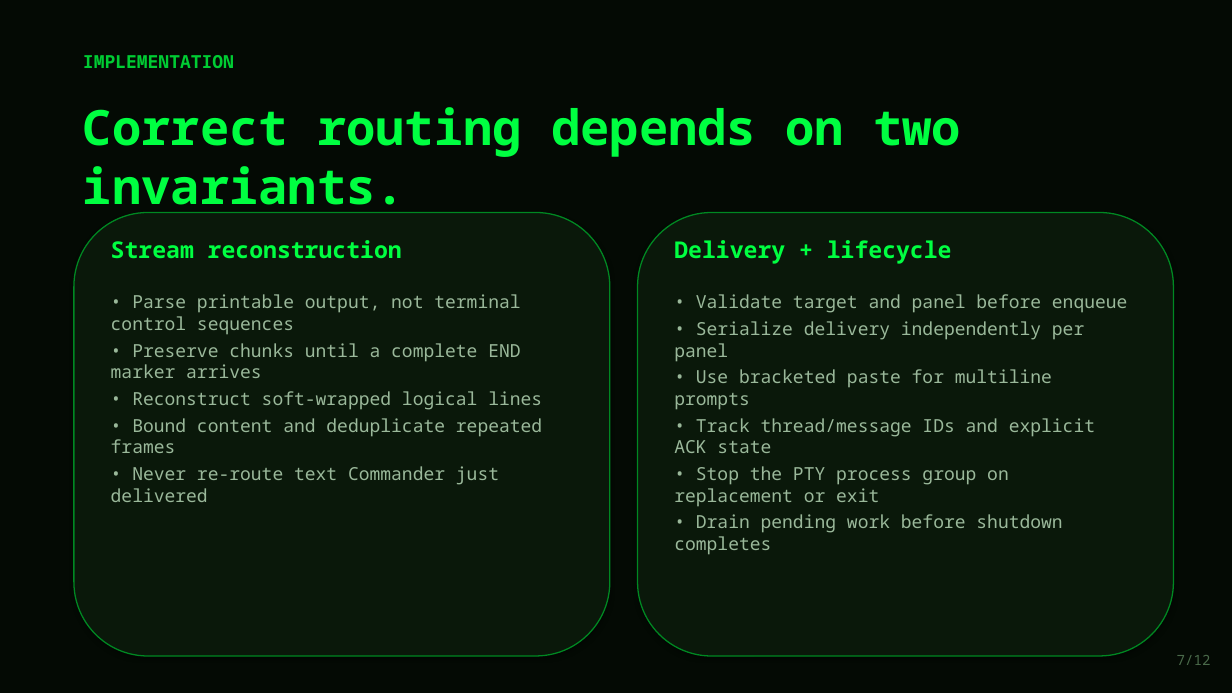
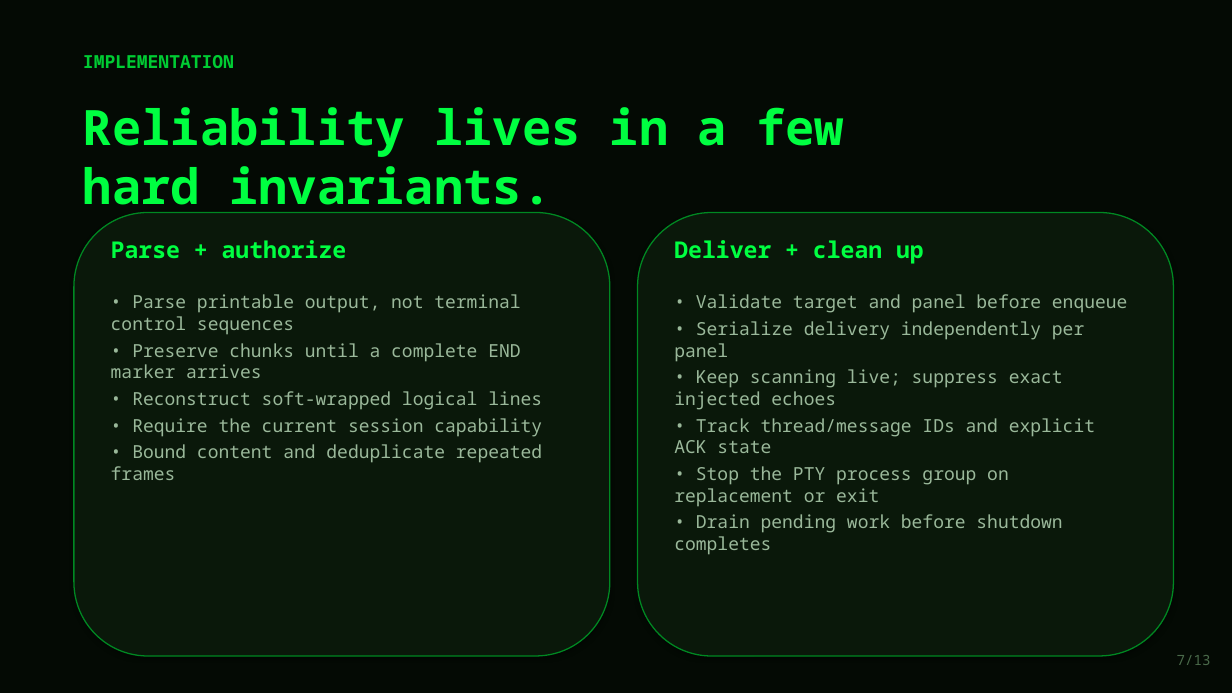
Before and after one commit to lech-kalinowski/agents-commander, a slide deck: slide 7 of presentation/Agents_Commander_Protocol.pptx. Drawn at 1232x693 pixels with LibreOffice and Linux fonts; fonts in the diff are those of the drawing. Boxes give left, top, right and bottom in pixels: in the first picture for what was removed or moved away, otherwise in the second. Text is boxed around its words. In the diff, an @@ line names an element or a change of style, - is before the commit and + after.

```diff
--- a/presentation/Agents_Commander_Protocol.pptx
+++ b/presentation/Agents_Commander_Protocol.pptx
@@ text at [83,107,844,216]: text changed @@
-Correct routing depends on two invariants.
+Reliability lives in a few hard invariants.
@@ text at [111,240,347,259]: text changed @@
-Stream reconstruction
+Parse + authorize
@@ text at [674,240,924,264]: text changed @@
-Delivery + lifecycle
+Deliver + clean up
@@ text at [674,369,1063,410]: text changed @@
-• Use bracketed paste for multiline prompts
+• Keep scanning live; suppress exact injected echoes
@@ text at [132,418,542,437]: paragraph added @@
+• Require the current session capability
@@ text at [111,466,499,502]: paragraph removed @@
-• Never re-route text Commander just delivered
@@ text at [1177,655,1211,665]: text changed @@
-7/12
+7/13
```
Also in this commit, not shown: 10 other slides changed, 2 slides added, 1 slide removed, 1 other file.
